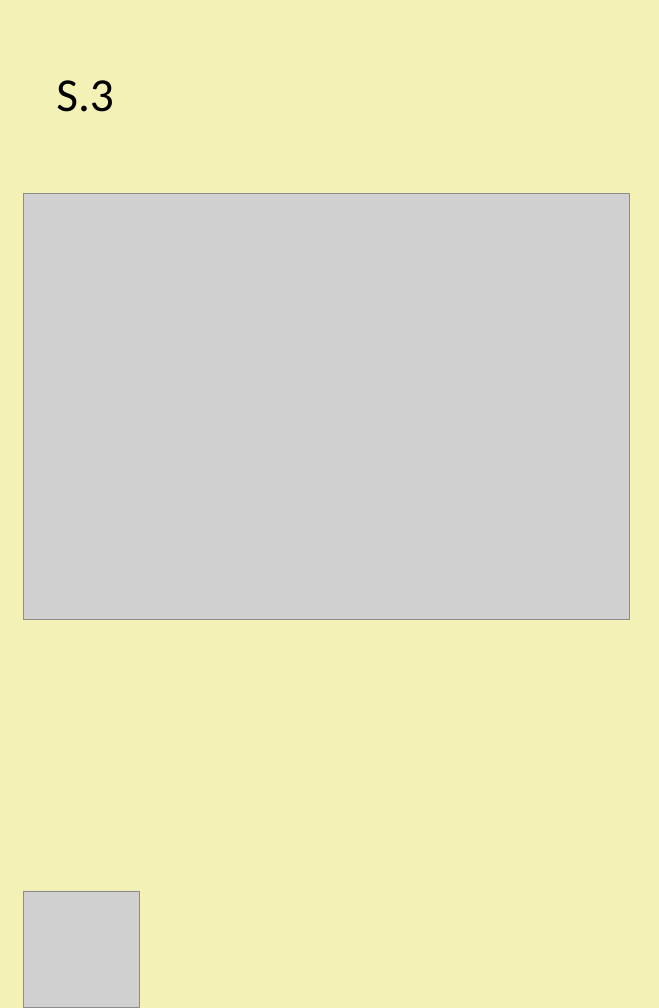
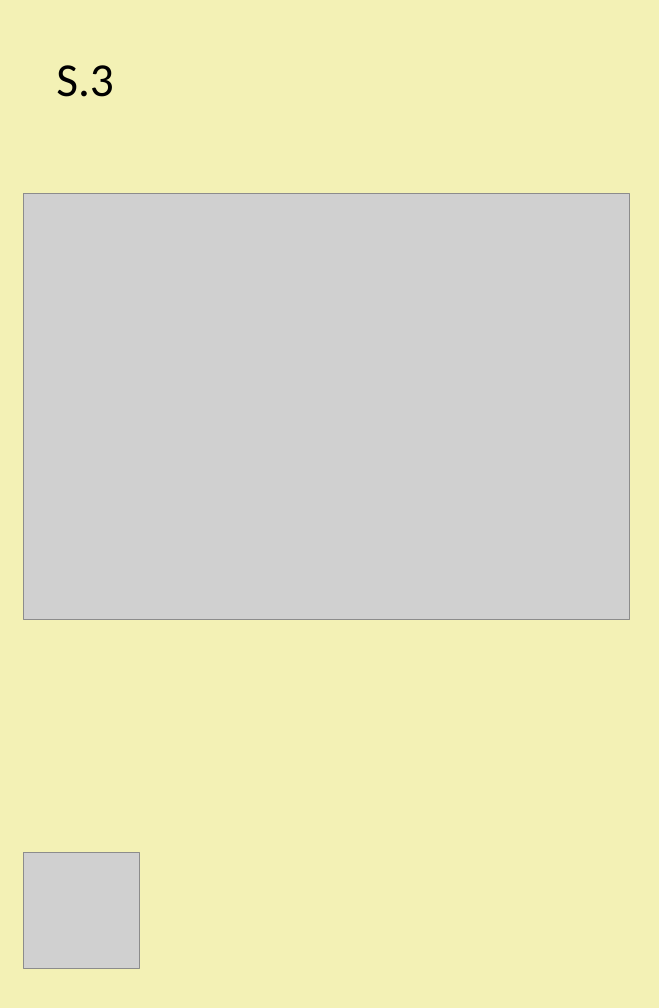
Before and after one commit to Clinic-Directory-2021/accrede, a slide deck: slide 4 of ppt/test.pptx (slide 3 before the commit). Drawn at 659x1008 pixels with LibreOffice and Linux fonts; fonts in the diff are those of the drawing; grey boxes stand for pictures. Boxes give left, top, right and bottom in pixels: in the first picture for what was removed or moved away, otherwise in the second. Text is boxed around its words. In the diff, an @@ line names an element or a change of style, - is before the commit and + after.

```diff
--- a/ppt/test.pptx
+++ b/ppt/test.pptx
@@ title "S.3": place and size @@
-title "S.3" at [56,80,114,112]
+title "S.3" at [56,65,114,97]
@@ picture: place and size @@
-picture at [23,891,139,1007]
+picture at [23,852,139,968]
```
Also in this commit, not shown: 13 other slides changed, 1 slide added, 5 other files.
